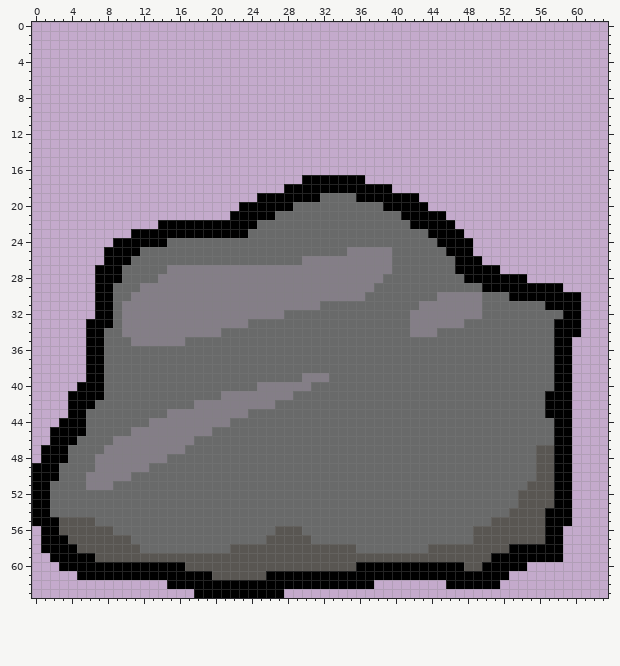
Pixel-art file, stored at Assets/Temporary/rock.aseprite. This is how it looked before the edit.
64x64 pixels, 1 frame.
And afterwards:
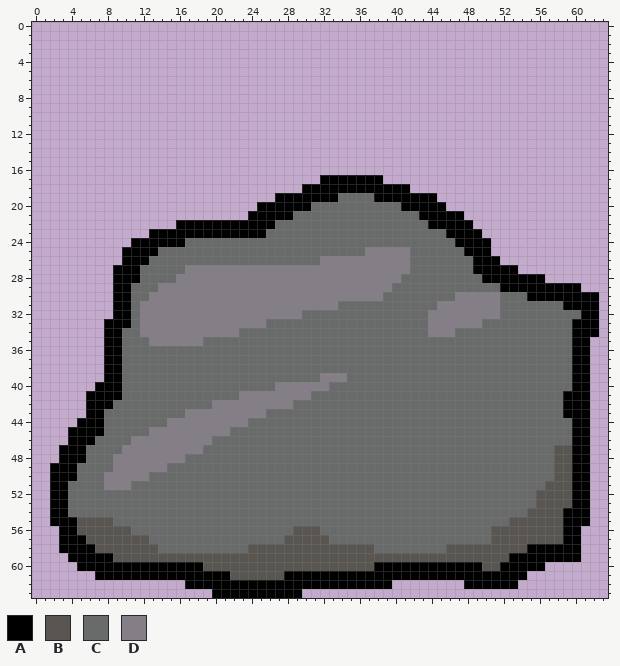
Palette (. is transparent): A #000000  B #595652  C #696a6a  D #847e87
The exact change:
y 17: x 30..31 AA -> ..; x 37..38 .. -> AA
y 18: x 28..29 AA -> ..; x 40..41 .. -> AA
y 19: x 25..26 AA -> ..; x 32..33 CC -> AA; x 36..37 AA -> CC; x 43..44 .. -> AA
y 20: x 23..24 AA -> ..; x 29..30 CC -> AA; x 39..40 AA -> CC; x 44..45 .. -> AA
y 21: x 22..23 AA -> ..; x 27..28 CC -> AA; x 41..42 AA -> CC; x 46..47 .. -> AA
y 22: x 14..15 AA -> ..; x 25..26 CC -> AA; x 42..43 AA -> CC; x 47..48 .. -> AA
y 23: x 11..12 AA -> ..; x 24..25 CC -> AA; x 44..45 AA -> CC; x 48..49 .. -> AA
y 24: x 9..10 AA -> ..; x 15..16 CC -> AA; x 45..46 AA -> CC; x 49..50 .. -> AA
y 25: x 8..9 AA -> ..; x 12..13 CC -> AA; x 35..36 DD -> CC; x 40..41 CC -> DD; x 46..47 AA -> CC; x 49..50 .. -> AA
y 26: x 8..9 AA -> ..; x 11..12 CC -> AA; x 30..31 DD -> CC; x 40..41 CC -> DD; x 47..48 AA -> CC; x 50..51 .. -> AA
y 27: x 7..8 AA -> ..; x 10..11 CC -> AA; x 15..16 DD -> CC; x 40..41 CC -> DD; x 47..48 AA -> CC; x 52..53 .. -> AA
y 28: x 7..8 AA -> ..; x 10..11 CC -> AA; x 14..15 DD -> CC; x 39..40 CC -> DD; x 48..49 AA -> CC; x 55..56 .. -> AA
y 29: x 7..10 AACC -> ..AA; x 12..13 DD -> CC; x 38..39 CC -> DD; x 50..51 AA -> CC; x 59..60 .. -> AA
y 30: x 7..12 AACCDD -> ..AACC; x 37..38 CC -> DD; x 45..46 DD -> CC; x 50..51 CC -> DD; x 53..54 AA -> CC; x 61..62 .. -> AA
y 31: x 7..11 AACDD -> ..AAC; x 32..33 CC -> DD; x 43..44 DD -> CC; x 50..51 CC -> DD; x 57..58 AA -> CC; x 61..62 .. -> AA
y 32: x 7..11 AACDD -> ..AAC; x 28..29 CC -> DD; x 42..43 DD -> CC; x 50..51 CC -> DD; x 59..62 AA.. -> CCAA
y 33: x 6..7 AA -> ..; x 9..11 CDD -> AAC; x 24..25 CC -> DD; x 42..43 DD -> CC; x 48..49 CC -> DD; x 58..59 AA -> CC; x 61..62 .. -> AA
y 34: x 6..11 AACCDD -> ..AACC; x 21..22 CC -> DD; x 42..43 DD -> CC; x 45..46 CC -> DD; x 58..59 AA -> CC; x 61..62 .. -> AA
y 35: x 6..9 AACC -> ..AA; x 11..12 DD -> CC; x 17..18 CC -> DD; x 58..61 AA.. -> CCAA
y 36..38: x 6..9 AACC -> ..AA; x 58..61 AA.. -> CCAA
y 39: x 6..9 AACC -> ..AA; x 30..31 DD -> CC; x 33..34 CC -> DD; x 58..61 AA.. -> CCAA
y 40: x 5..6 AA -> ..; x 8..9 CC -> AA; x 25..26 DD -> CC; x 31..32 CC -> DD; x 58..61 AA.. -> CCAA
y 41: x 4..5 AA -> ..; x 8..9 CC -> AA; x 21..22 DD -> CC; x 29..30 CC -> DD; x 57..58 AA -> CC; x 60..61 .. -> AA
y 42: x 4..5 AA -> ..; x 7..8 CC -> AA; x 18..19 DD -> CC; x 27..28 CC -> DD; x 57..58 AA -> CC; x 60..61 .. -> AA
y 43: x 4..7 AACC -> ..AA; x 15..16 DD -> CC; x 24..25 CC -> DD; x 57..58 AA -> CC; x 60..61 .. -> AA
y 44: x 3..4 AA -> ..; x 6..7 CC -> AA; x 13..14 DD -> CC; x 22..23 CC -> DD; x 58..61 AA.. -> CCAA
y 45: x 2..3 AA -> ..; x 6..7 CC -> AA; x 11..12 DD -> CC; x 20..21 CC -> DD; x 58..61 AA.. -> CCAA
y 46: x 2..3 AA -> ..; x 5..6 CC -> AA; x 9..10 DD -> CC; x 18..19 CC -> DD; x 58..61 AA.. -> CCAA
y 47: x 1..2 AA -> ..; x 4..5 CC -> AA; x 8..9 DD -> CC; x 17..18 CC -> DD; x 56..61 BBAA.. -> CCBBAA
y 48: x 1..2 AA -> ..; x 4..5 CC -> AA; x 7..8 DD -> CC; x 15..16 CC -> DD; x 56..61 BBAA.. -> CCBBAA
y 49: x 0..1 AA -> ..; x 3..4 CC -> AA; x 7..8 DD -> CC; x 13..14 CC -> DD; x 56..61 BBAA.. -> CCBBAA
y 50: x 0..1 AA -> ..; x 3..4 CC -> AA; x 6..7 DD -> CC; x 11..12 CC -> DD; x 56..61 BBAA.. -> CCBBAA
y 51: x 0..3 AACC -> ..AA; x 6..7 DD -> CC; x 9..10 CC -> DD; x 55..56 BB -> CC; x 58..61 AA.. -> BBAA
y 52..53: x 0..3 AACC -> ..AA; x 54..55 BB -> CC; x 58..61 AA.. -> BBAA
y 54: x 0..3 AACC -> ..AA; x 53..54 BB -> CC; x 57..58 AA -> BB; x 60..61 .. -> AA
y 55: x 0..1 AA -> ..; x 3..4 BB -> AA; x 7..8 CC -> BB; x 51..52 BB -> CC; x 57..58 AA -> BB; x 60..61 .. -> AA
y 56: x 1..4 AABB -> ..AA; x 9..10 CC -> BB; x 27..28 BB -> CC; x 30..31 CC -> BB; x 49..50 BB -> CC; x 57..60 AA.. -> BBAA
y 57: x 1..2 AA -> ..; x 4..5 BB -> AA; x 11..12 CC -> BB; x 26..27 BB -> CC; x 31..32 CC -> BB; x 49..50 BB -> CC; x 57..60 AA.. -> BBAA
y 58: x 1..2 AA -> ..; x 5..6 BB -> AA; x 12..13 CC -> BB; x 22..23 BB -> CC; x 36..37 CC -> BB; x 44..45 BB -> CC; x 53..54 AA -> BB; x 59..60 .. -> AA
y 59: x 2..3 AA -> ..; x 7..8 BB -> AA; x 51..52 AA -> BB; x 59..60 .. -> AA
y 60: x 3..4 AA -> ..; x 17..18 BB -> AA; x 36..37 AA -> BB; x 48..51 BBAA -> AABB; x 55..56 .. -> AA
y 61: x 5..6 AA -> ..; x 20..21 BB -> AA; x 26..27 AA -> BB; x 53..54 .. -> AA
y 62: x 15..16 AA -> ..; x 38..39 .. -> AA; x 46..47 AA -> ..; x 52..53 .. -> AA
y 63: x 18..19 AA -> ..; x 28..29 .. -> AA
Boxes around the changes in both pictures, in picture pixels (x1, y1, x2, y2):
changed: (32, 175, 599, 598)
